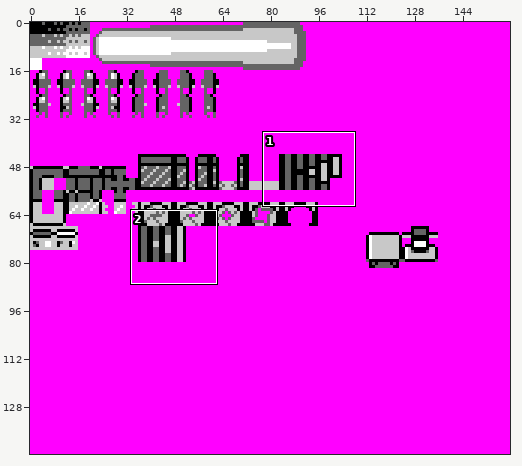
Pixel-art file, stored at assets/SpriteSheet-0.ase. Above: a wide view before the commit, with the close-up outlined.
Close-up. Before the edit:
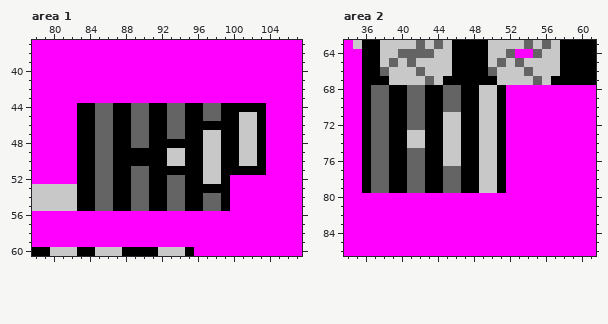
160x144 pixels, 1 frame. Shown: area 1: x 78..107, y 37..60; area 2: x 34..61, y 63..86.
Once edited:
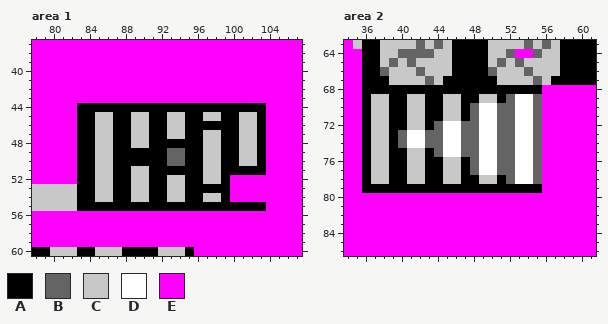
Palette (. is transparent): A #000000  B #646464  C #c8c8c8  D #ffffff  E #ff00ff
Message: Changed vertical door sprites/animations.
Changes in this commit:
--- area 1, layer "Sprites"
@@ x 78..107 @@
 43 EEEEEEEEEEEEEEEEEEEEEEEEEEEEEE
-44 EEEEEAABBAABBAABBAABBAAAAAEEEE
-45 EEEEEAABBAABBAABBAABBAACCAEEEE
-46 EEEEEAABBAABBAABBAAAAAACCAEEEE
-47 EEEEEAABBAABBAABBAACCAACCAEEEE
-48 EEEEEAABBAABBAAAAAACCAACCAEEEE
-49 EEEEEAABBAAAAAACCAACCAACCAEEEE
-50 EEEEEAABBAAAAAACCAACCAACCAEEEE
-51 EEEEEAABBAABBAAAAAACCAAAAAEEEE
-52 EEEEEAABBAABBAABBAACCAEEEEEEEE
-53 CCCCCAABBAABBAABBAAAAAEEEEEEEE
-54 CCCCCAABBAABBAABBAABBAEEEEEEEE
-55 CCCCCAABBAABBAABBAABBAEEEEEEEE
+44 EEEEEAAAAAAAAAAAAAAAAAAAAAEEEE
+45 EEEEEAACCAACCAACCAACCAACCAEEEE
+46 EEEEEAACCAACCAACCAAAAAACCAEEEE
+47 EEEEEAACCAACCAACCAACCAACCAEEEE
+48 EEEEEAACCAACCAAAAAACCAACCAEEEE
+49 EEEEEAACCAAAAAABBAACCAACCAEEEE
+50 EEEEEAACCAAAAAABBAACCAACCAEEEE
+51 EEEEEAACCAACCAAAAAACCAAAAAEEEE
+52 EEEEEAACCAACCAACCAACCAEEEEEEEE
+53 CCCCCAACCAACCAACCAAAAAEEEEEEEE
+54 CCCCCAACCAACCAACCAACCAEEEEEEEE
+55 CCCCCAAAAAAAAAAAAAAAAAAAAAEEEE
 56 EEEEEEEEEEEEEEEEEEEEEEEEEEEEEE
--- area 2, layer "Sprites"
@@ x 34..61 @@
 67 EEAAACCCCBCAAAAAACCCCBCAAAAA
-68 EEABBAABBAABBAACCAEEEEEEEEEE
-69 EEABBAABBAABBAACCAEEEEEEEEEE
-70 EEABBAABBAABBAACCAEEEEEEEEEE
-71 EEABBAABBAACCAACCAEEEEEEEEEE
-72 EEABBAABBAACCAACCAEEEEEEEEEE
-73 EEABBAACCAACCAACCAEEEEEEEEEE
-74 EEABBAACCAACCAACCAEEEEEEEEEE
-75 EEABBAABBAACCAACCAEEEEEEEEEE
-76 EEABBAABBAACCAACCAEEEEEEEEEE
-77 EEABBAABBAABBAACCAEEEEEEEEEE
-78 EEABBAABBAABBAACCAEEEEEEEEEE
-79 EEABBAABBAABBAACCAEEEEEEEEEE
+68 EEAAAAAAAAAAAAAAAAAAAAEEEEEE
+69 EEACCAACCAACCAACCABDDBEEEEEE
+70 EEACCAACCAACCABDDBBDDBEEEEEE
+71 EEACCAACCAACCABDDBBDDBEEEEEE
+72 EEACCAACCABDDBBDDBBDDBEEEEEE
+73 EEACCABDDBBDDBBDDBBDDBEEEEEE
+74 EEACCABDDBBDDBBDDBBDDBEEEEEE
+75 EEACCAACCABDDBBDDBBDDBEEEEEE
+76 EEACCAACCAACCABDDBBDDBEEEEEE
+77 EEACCAACCAACCABDDBBDDBEEEEEE
+78 EEACCAACCAACCAACCABDDBEEEEEE
+79 EEAAAAAAAAAAAAAAAAAAAAEEEEEE
 80 EEEEEEEEEEEEEEEEEEEEEEEEEEEE
